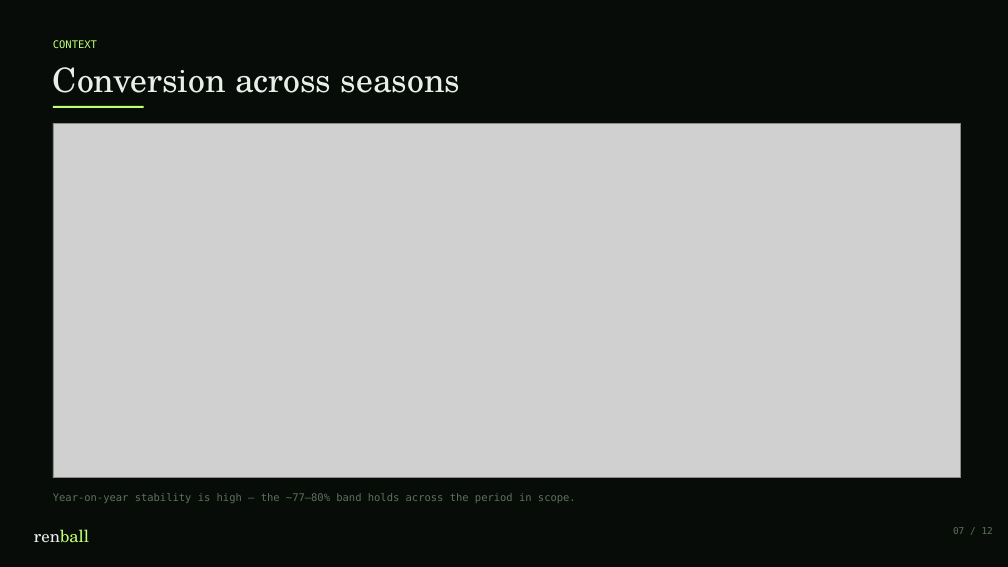
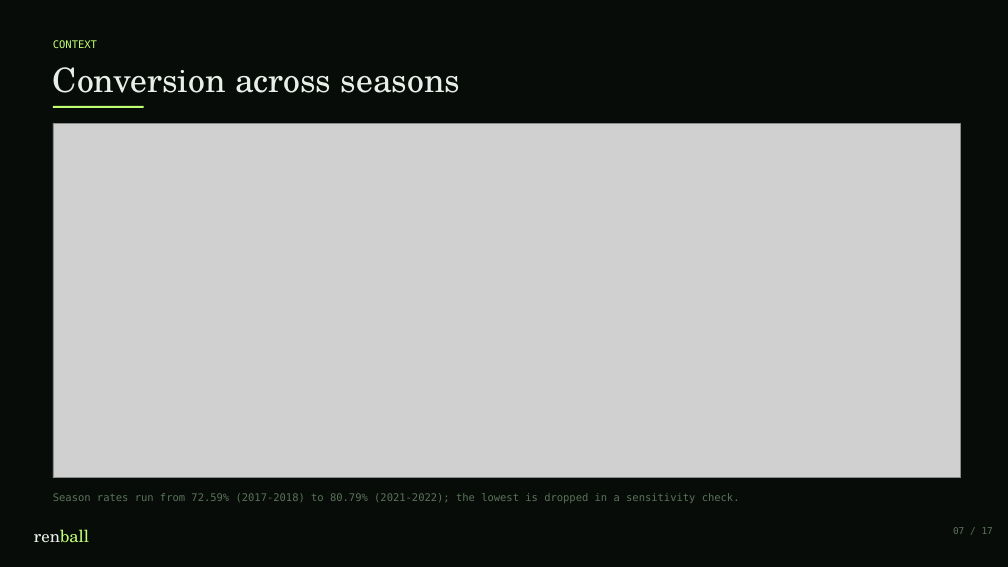
Before and after one commit to koeymenc/renball, a slide deck: slide 7 of projects/01-penalty-analysis/slides.pptx. Drawn at 1008x567 pixels with LibreOffice and Linux fonts; fonts in the diff are those of the drawing; grey boxes stand for pictures. Boxes give left, top, right and bottom in pixels: in the first picture for what was removed or moved away, otherwise in the second. Text is boxed around its words. In the diff, an @@ line names an element or a change of style, - is before the commit and + after.

```diff
--- a/projects/01-penalty-analysis/slides.pptx
+++ b/projects/01-penalty-analysis/slides.pptx
@@ text at <box>53,493,740,503</box>: text changed @@
-Year-on-year stability is high — the ~77–80% band holds across the period in scope.
+Season rates run from 72.59% (2017-2018) to 80.79% (2021-2022); the lowest is dropped in a sensitivity check.
```
Also in this commit, not shown: 9 other slides changed, 5 slides added, 10 other files.
